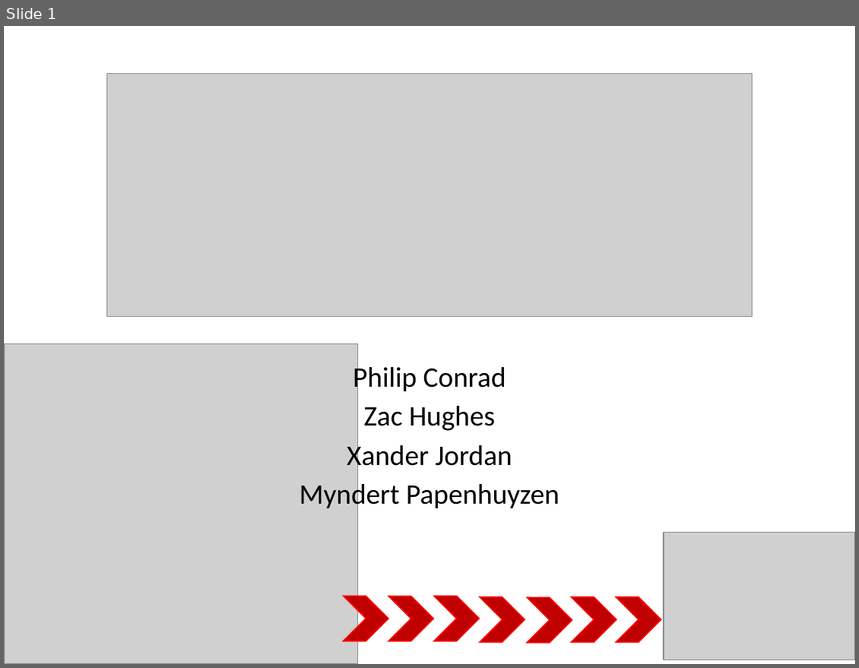
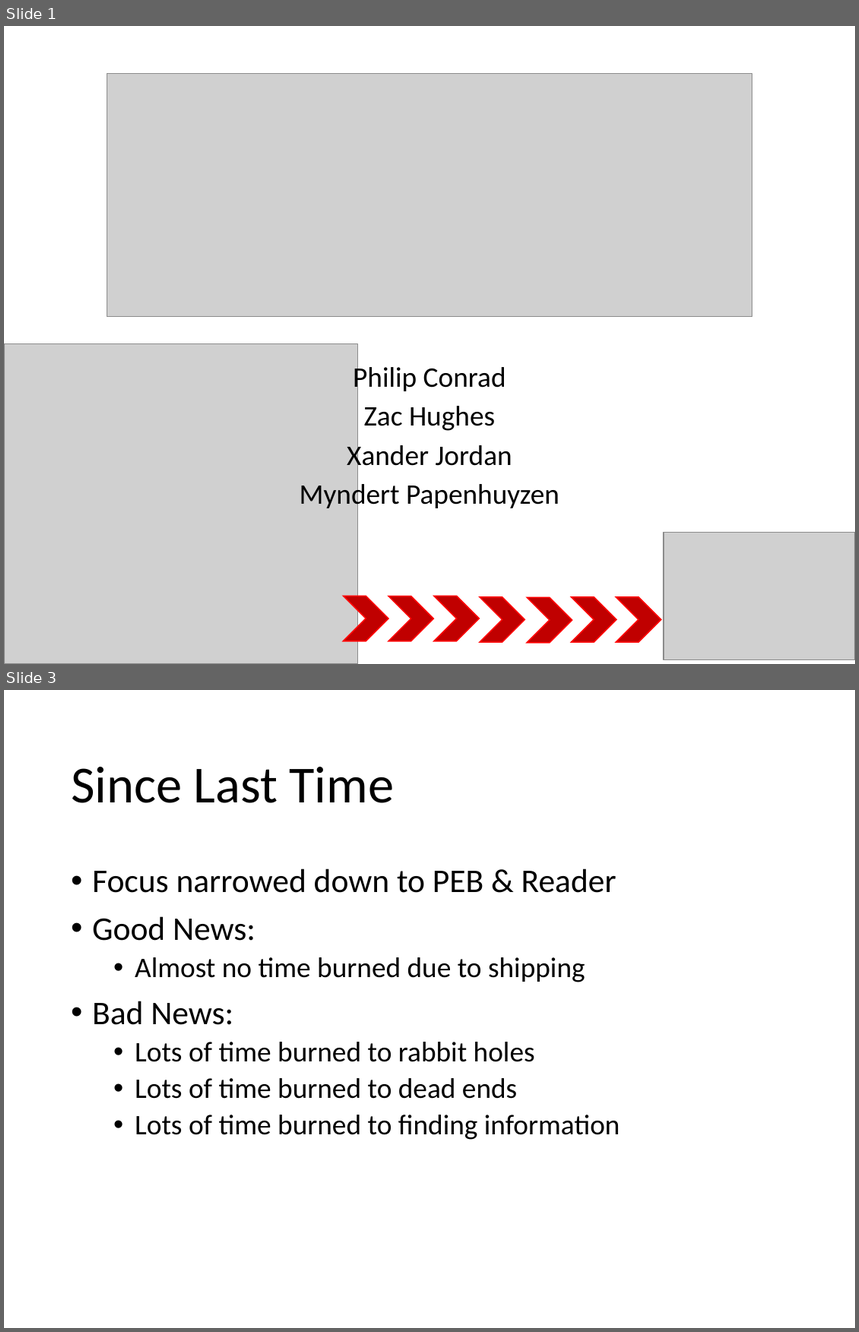
Before and after one commit to SCCapstone/omaha, a slide deck: docs/final-presentation.pptx. Shown one above the other, each under a label of ours: slide 1 before the commit, slides 1 and 3 after it; the slides between them are not shown. The pictures are 859x668 and 859x1332 pixels, drawn with LibreOffice and Linux fonts; fonts in the diff are those of the drawing; grey boxes stand for pictures; background and template pictures are left out. Boxes give left, top, right and bottom in pixels: in the first picture for what was removed or moved away, otherwise in the second. Text is boxed around its words. In the diff, an @@ line names an element or a change of style, - is before the commit and + after.

```diff
--- a/docs/final-presentation.pptx
+++ b/docs/final-presentation.pptx
@@ slide 3 added at (x1=4, y1=690, x2=855, y2=1328), background picture (left out) @@
@@ title added at (x1=71, y1=767, x2=394, y2=803), 44 pt, text #000000 @@
+Since Last Time
@@ text added at (x1=92, y1=869, x2=620, y2=1140), 24 pt, text #000000 @@
+• Focus narrowed down to PEB & Reader
+• Good News:
+  • Almost no time burned due to shipping
+• Bad News:
+  • Lots of time burned to rabbit holes
+  • Lots of time burned to dead ends
+  • Lots of time burned to finding information
```
Also in this commit, not shown: 5 other slides added, 1 slide removed, 3 other files.
